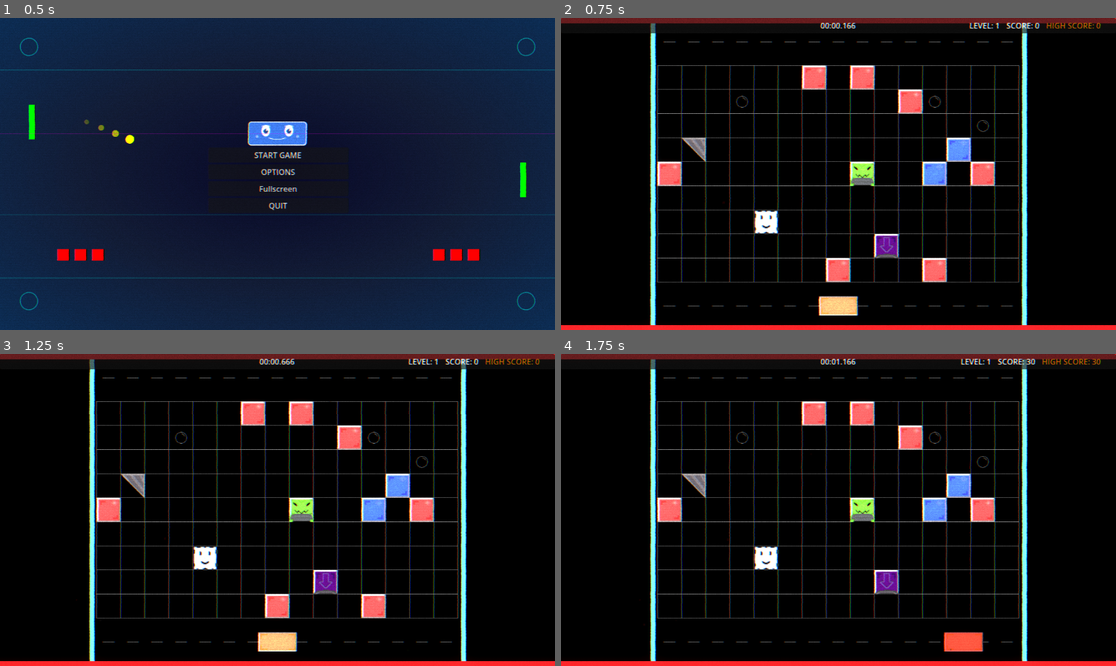
Above: before the commit, frames 1-4 (two rows, left to right).
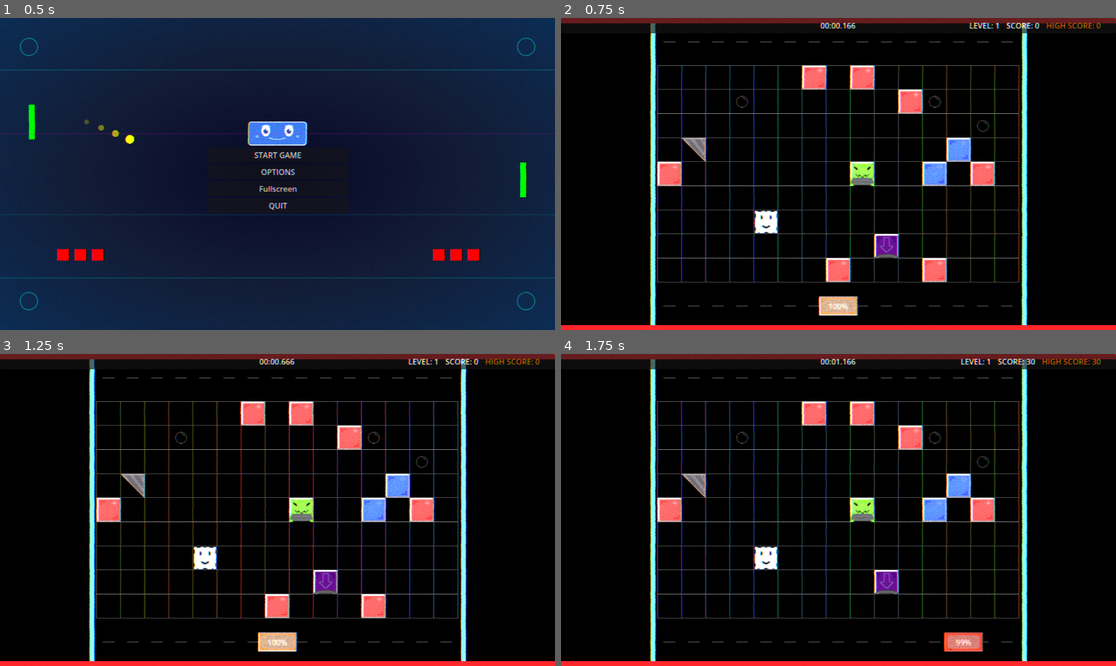
Above: after the commit, the same moments.

Repository: Nicheen/NotPong2025
Game: Godot game, scene res://scenes/menus/main_menu.tscn
The game is run twice, just before and just after one commit, with the same random seed, the same clock (stepped at 60 frames per second) and the same inputs. Sound files missing from this copy of the repository are replaced by a short silence.
Inputs (mouse positions are in pixels of both pictures, inside the frame that each line leads up to):
- Up to frame 1 (0.5 s): no input
- Up to frame 2 (0.75 s): click "START GAME" at 0.5 s
- Up to frame 3 (1.25 s): no input
- Up to frame 4 (1.75 s): tap Enter (ui_accept) at 1.25, 1.52 s; move the mouse to (960, 494) at 1.27 s; hold D (move_right) from 1.28 s (still down); hold Shift (dash) from 1.28 s (still down)

Frame 1 is identical in both runs. In frame 2, 0.2% of the frame differs, in the area x 46-53%, y 90-95%; in frame 3, 0.2%; in frame 4, 0.2%, in the area x 69-76%, y 90-95%.

Commit message:
Font + HealthBar

Diff:
--- a/NOTPONG/project.godot
+++ b/NOTPONG/project.godot
@@ -25,6 +25,10 @@
 [editor_plugins]
 
 enabled=PackedStringArray("res://addons/flowerwall_postprocess/plugin.cfg")
+
+[gui]
+
+theme/custom_font="uid://cbll3pm4c4ngr"
 
 [input]
 
--- a/NOTPONG/scenes/obj/Player.tscn
+++ b/NOTPONG/scenes/obj/Player.tscn
@@ -18,3 +18,11 @@
 [node name="CollisionShape2D" type="CollisionShape2D" parent="."]
 visibility_layer = 0
 shape = SubResource("RectangleShape2D_j31ew")
+
+[node name="HealthBar" type="ProgressBar" parent="."]
+unique_name_in_owner = true
+offset_left = -34.0
+offset_top = -14.0
+offset_right = 34.0
+offset_bottom = 14.0
+value = 100.0
--- a/NOTPONG/scenes/obj/blocks/block_laser.tscn
+++ b/NOTPONG/scenes/obj/blocks/block_laser.tscn
@@ -29,7 +29,7 @@
 z_index = -1
 rotation = 1.5708
 target_position = Vector2(2000, 0)
-collision_mask = 31
+collision_mask = 29
 max_length = 2000.0
 line_width = 26
 start_distance = 25.0
--- a/NOTPONG/scripts/obj/player/player.gd
+++ b/NOTPONG/scripts/obj/player/player.gd
@@ -4,6 +4,7 @@
 @export var speed: float = 600.0
 @export var acceleration: float = 2000.0
 @export var friction: float = 4000.0
+@onready var health_bar: ProgressBar = %HealthBar
 
 # Teleport settings
 @export var teleport_cooldown: float = 0.2
@@ -291,7 +292,7 @@
 func take_damage(amount: int):
 	current_health -= amount
 	current_health = max(0, current_health)
-
+	health_bar.value = current_health
 	# Visual damage feedback
 	if sprite:
 		var tween = create_tween()
Binary file added: NOTPONG/fonts/Orange Kid.otf
